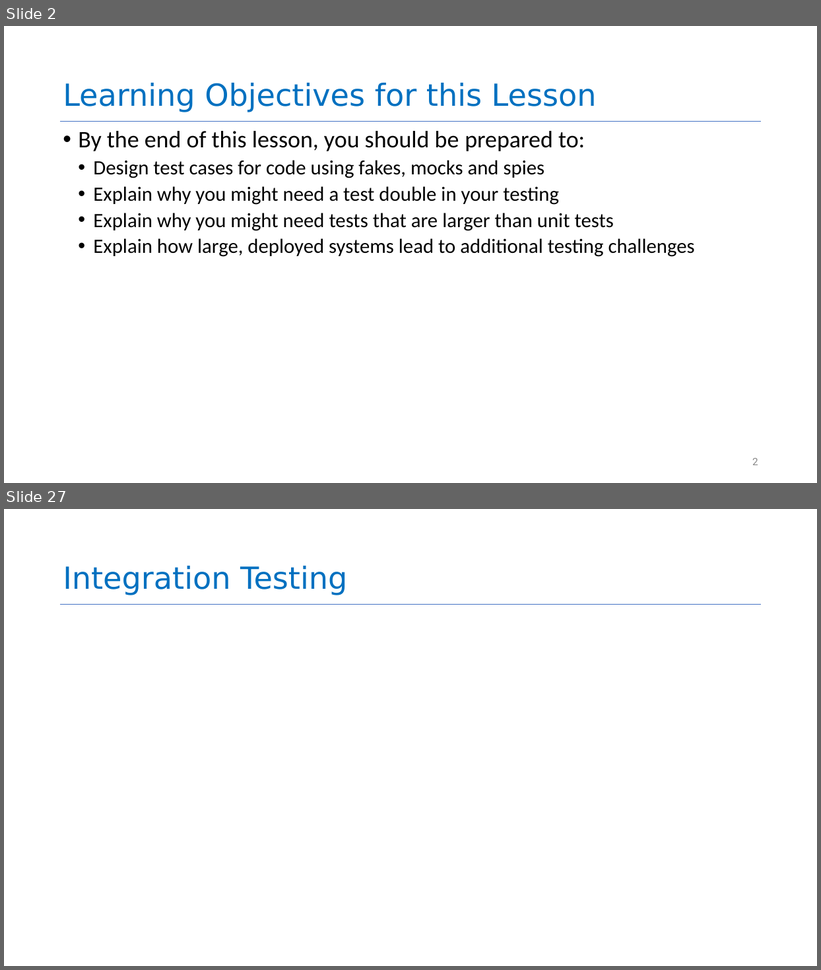
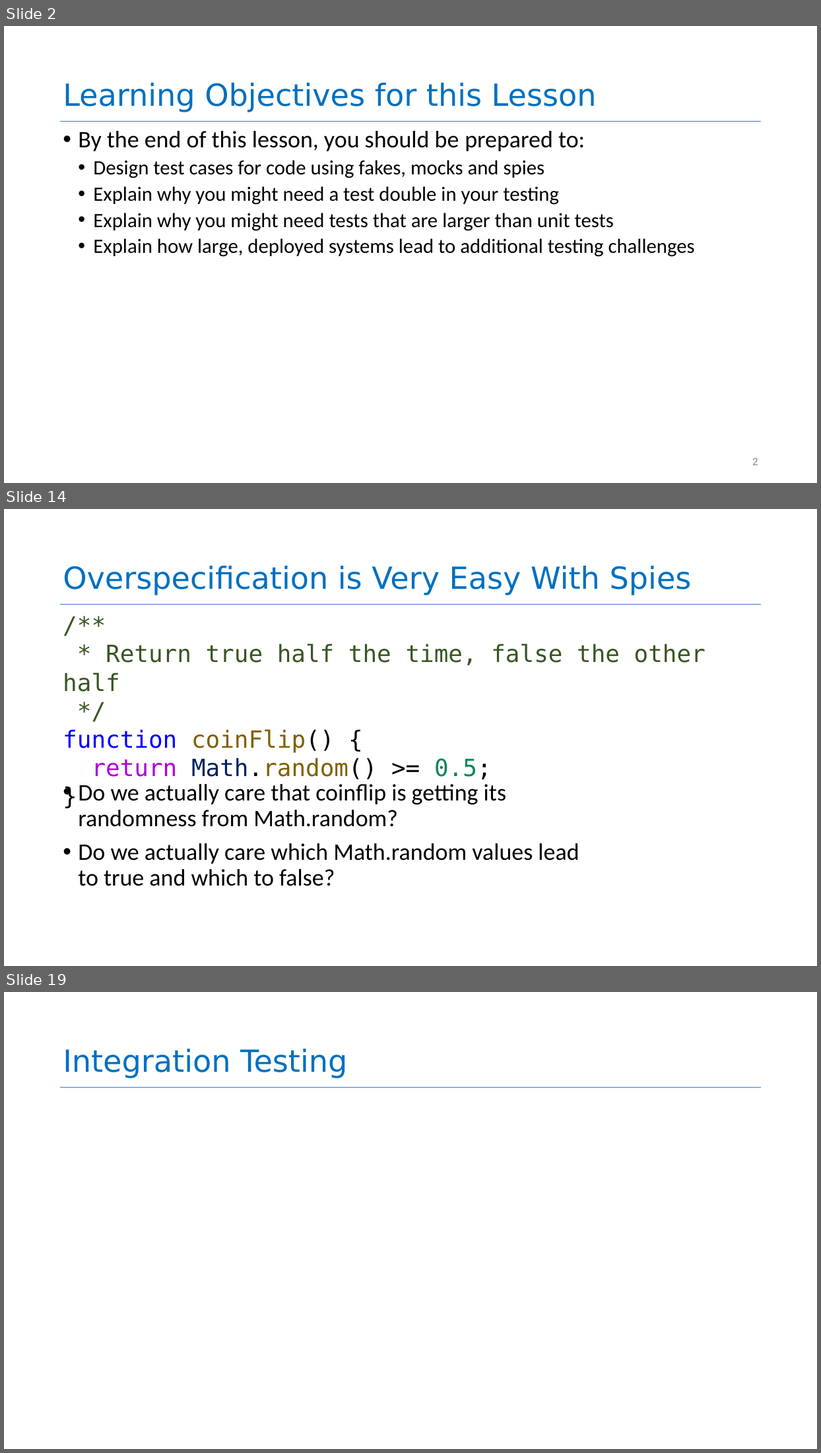
Before and after one commit to neu-se/CS4530-Spring-2026, a slide deck: Slides/Module 10 Testing Larger Things.pptx. Shown one above the other, each under a label of ours: slides 2 and 27 before the commit, slides 2, 14 and 19 after it; the slides between them are not shown. The pictures are 821x970 and 821x1453 pixels, drawn with LibreOffice and Linux fonts; fonts in the diff are those of the drawing. Boxes give left, top, right and bottom in pixels: in the first picture for what was removed or moved away, otherwise in the second. Text is boxed around its words. In the diff, an @@ line names an element or a change of style, - is before the commit and + after.

```diff
--- a/Slides/Module 10 Testing Larger Things.pptx
+++ b/Slides/Module 10 Testing Larger Things.pptx
@@ slide 14 added at (4,509,817,966), background #FFFFFF; not listed: 1 template element that a slide beside it also shows @@
@@ title added at (63,566,692,595), 72 pt, text #0070C0 @@
+Overspecification is Very Easy With Spies
@@ text added at (63,644,706,780), 56 pt, text #385723 @@
+/**
+* Return true half the time, false the other half
+*/
+function coinFlip() {
+return Math.random() >= 0.5;
+}
@@ text added at (78,784,579,887), 56 pt, text #000000 @@
+• Do we actually care that coinflip is getting its randomness from Math.random?
+• Do we actually care which Math.random values lead to true and which to false?
@@ what was slide 27 is now slide 19 @@
```
Also in this commit, not shown: 24 slides changed, 18 other slides added, 2 other files.
